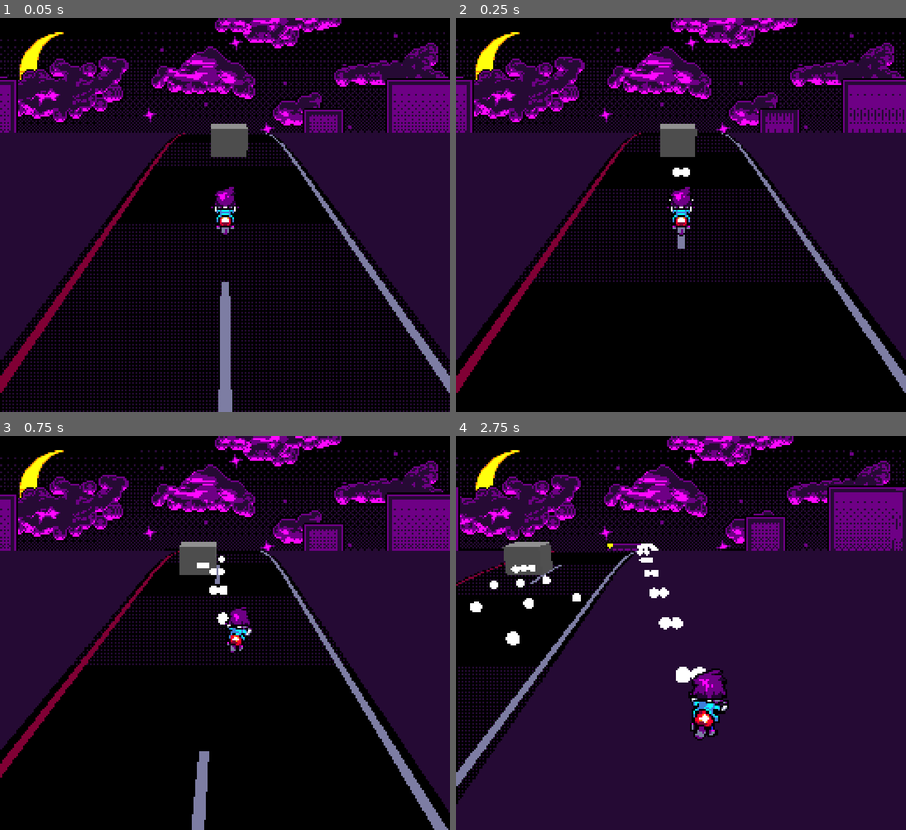
Above: before the commit, frames 1-4 (two rows, left to right).
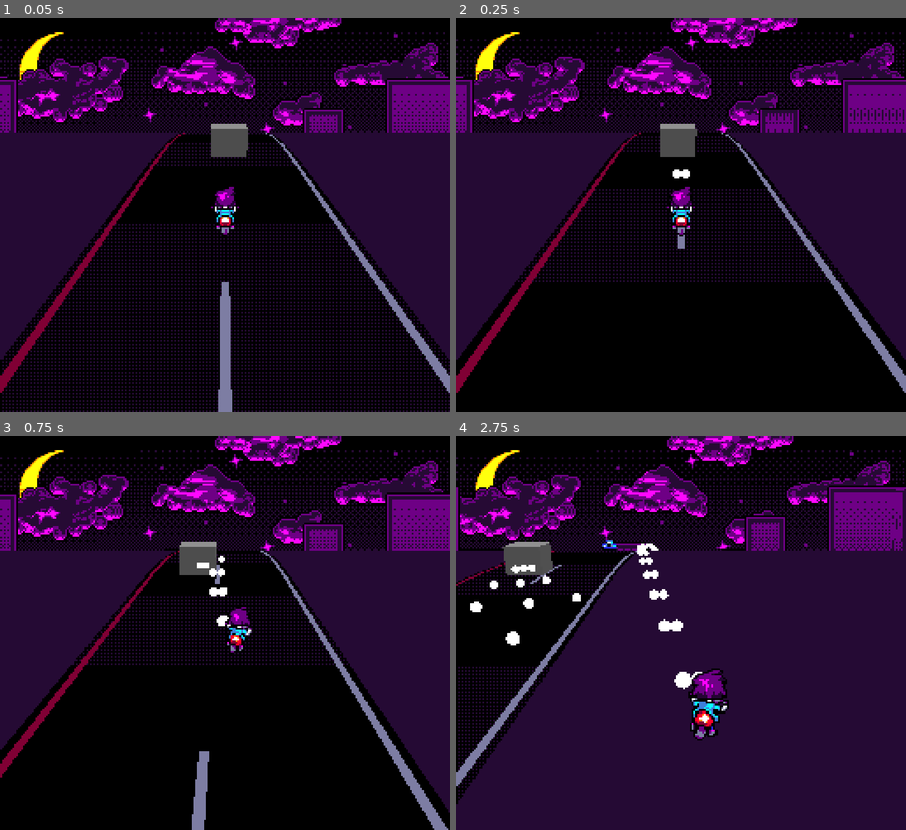
Above: after the commit, the same moments.

Repository: many-hats-team/lospecjam2
Game: Godot game, scene res://main.tscn
Two runs of this game, one before a commit and one after it. Both use one fixed random seed, a clock stepped at 60 frames per second and the inputs below.
Inputs:
- Up to frame 1 (0.05 s): no input
- Up to frame 2 (0.25 s): no input
- Up to frame 3 (0.75 s): hold D (player_right) from 0.53 s (still down)
- Up to frame 4 (2.75 s): release D (player_right) at 1.28 s; hold S (player_down) 1.28-2.03 s; hold D (player_right) from 2.03 s (still down)

Frame 1 is identical in both runs. In frame 2, less than 0.1% of the frame differs, in the area x 47-53%, y 38-47%; in frame 3, less than 0.1%; in frame 4, 0.4%, in the area x 32-56%, y 26-65%.

Commit message:
Add car sprite

Diff:
--- a/project/scenes/enemy.tscn
+++ b/project/scenes/enemy.tscn
@@ -4,10 +4,10 @@
 [ext_resource type="PackedScene" uid="uid://cpkh5vm3hiyxb" path="res://scenes/components/bullet_spawner.tscn" id="2_pr2of"]
 [ext_resource type="PackedScene" uid="uid://gcso6pn2lfot" path="res://scenes/sprite.tscn" id="3_agvp1"]
 [ext_resource type="Shader" path="res://shaders/sprite_shader.gdshader" id="4_dc720"]
-[ext_resource type="Texture2D" uid="uid://cheieh1gokv2j" path="res://assets/enemy.png" id="5_thtv5"]
+[ext_resource type="Texture2D" uid="uid://efsv2sqdsmlm" path="res://assets/cars.png" id="5_memss"]
 
 [sub_resource type="BoxShape3D" id="BoxShape3D_6jsf0"]
-size = Vector3(0.5, 0.5, 0.5)
+size = Vector3(1, 0.5, 0.5)
 
 [sub_resource type="ShaderMaterial" id="ShaderMaterial_q1rys"]
 resource_local_to_scene = true
@@ -21,12 +21,12 @@
 shader_parameter/specular = 0.5
 shader_parameter/metallic = 0.0
 shader_parameter/uv1_scale = Vector3(1, 1, 1)
-shader_parameter/uv1_offset = Vector3(0, 0, 0)
+shader_parameter/uv1_offset = Vector3(168, 60, 0)
 shader_parameter/uv2_scale = Vector3(1, 1, 1)
 shader_parameter/uv2_offset = Vector3(0, 0, 0)
 shader_parameter/flash = false
 shader_parameter/flash_color = Vector3(1, 1, 1)
-shader_parameter/texture_albedo = ExtResource("5_thtv5")
+shader_parameter/texture_albedo = ExtResource("5_memss")
 
 [node name="Enemy" type="CharacterBody3D"]
 collision_layer = 4
@@ -44,3 +44,9 @@
 [node name="Sprite" parent="." instance=ExtResource("3_agvp1")]
 unique_name_in_owner = true
 material_override = SubResource("ShaderMaterial_q1rys")
+texture = ExtResource("5_memss")
+hframes = 2
+vframes = 10
+frame = 4
+frame_start = 4
+frame_end = 5
--- a/project/scenes/player.tscn
+++ b/project/scenes/player.tscn
@@ -56,7 +56,7 @@
 shape = SubResource("CapsuleShape3D_stm2o")
 
 [node name="Node3D" type="Node3D" parent="."]
-transform = Transform3D(1, 0, 0, 0, 1, 0, 0, 0, 1, 0, 0, -0.294449)
+transform = Transform3D(1, 0, 0, 0, 1, 0, 0, 0, 1, 0, 0, -0.15)
 
 [node name="BulletSpawner" parent="Node3D" instance=ExtResource("2_guhum")]
 wait_time = 0.1
--- a/project/scripts/enemy.gd
+++ b/project/scripts/enemy.gd
@@ -12,6 +12,9 @@
 func _ready() -> void:
 	assert(sprite)
 	HitBox.new(self, _on_hit)
+
+	sprite.frame_start = posmod(randi(), 5) * 4
+	sprite.frame_end = sprite.frame_start + 1
 
 
 func _physics_process(_delta: float) -> void:
--- a/project/scripts/sprite.gd
+++ b/project/scripts/sprite.gd
@@ -10,6 +10,15 @@
 		if timer:
 			timer.wait_time = value
 
+@export var frame_start := 0:
+	set(value):
+		frame_start = value
+		frame = max(frame, value)
+@export var frame_end := 1:
+	set(value):
+		frame_end = value
+		frame = min(frame, value)
+
 @onready var timer := %Timer as Timer
 
 var _is_flashing := false
@@ -17,7 +26,9 @@
 func _ready() -> void:
 	assert(timer)
 	frame_duration_s = frame_duration_s
-	timer.timeout.connect(_on_timer_timeout)
+	timer.timeout.connect(next_frame)
+
+	frame = frame_start
 
 	_apply_texture()
 	texture_changed.connect(_apply_texture)
@@ -48,5 +59,8 @@
 		_is_flashing = false
 
 
-func _on_timer_timeout() -> void:
-	frame = posmod(frame + 1, vframes * hframes)
+func next_frame() -> void:
+	var n = frame + 1
+	if n > frame_end:
+		n = frame_start
+	frame = n
Binary file added: project/assets/cars.aseprite
Binary file added: project/assets/cars.png
Not shown, added: project/assets/cars.png.import
Not shown: 2 places in project/scenes/player.tscn that only renumber resources
